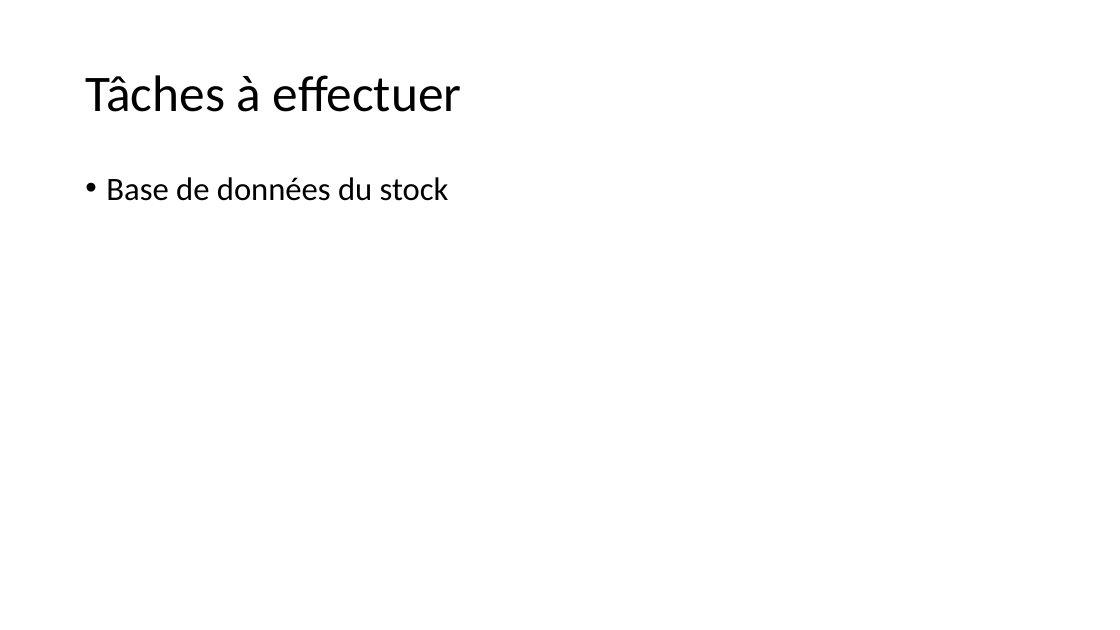
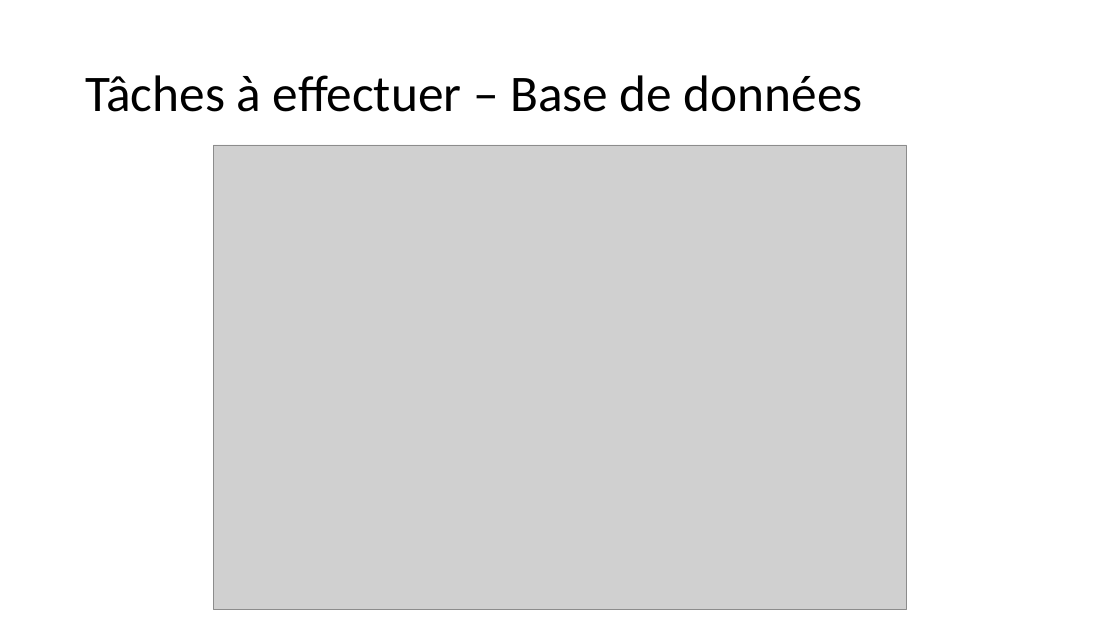
Before and after one commit to flavio63730/profan, a slide deck: slide 3 of revue de projet.pptx. Drawn at 1120x630 pixels with LibreOffice and Linux fonts; fonts in the diff are those of the drawing; grey boxes stand for pictures. Boxes give left, top, right and bottom in pixels: in the first picture for what was removed or moved away, otherwise in the second. Text is boxed around its words. In the diff, an @@ line names an element or a change of style, - is before the commit and + after.

```diff
--- a/revue de projet.pptx
+++ b/revue de projet.pptx
@@ title at (x1=85, y1=75, x2=863, y2=112): text changed @@
-Tâches à effectuer
+Tâches à effectuer – Base de données
@@ picture added at (x1=213, y1=145, x2=907, y2=610) @@
@@ text removed at (x1=106, y1=177, x2=449, y2=201) @@
-• Base de données du stock
```
Also in this commit, not shown: 3 other slides changed, 1 slide removed, 1 other file.
